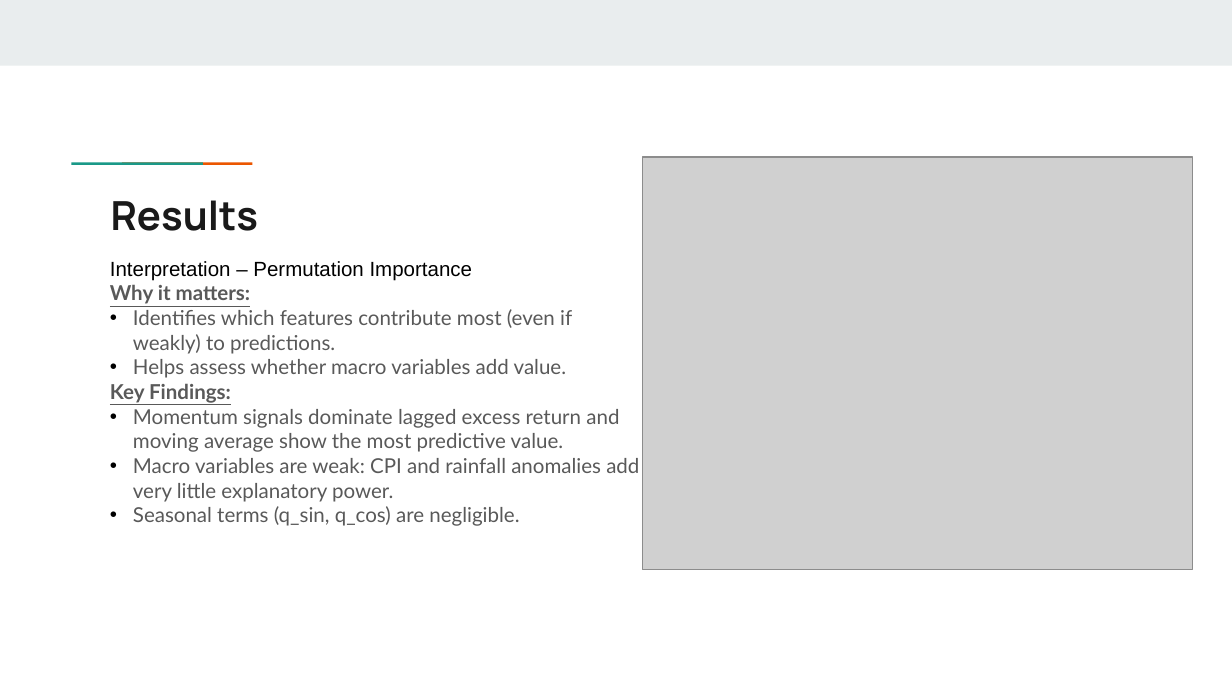
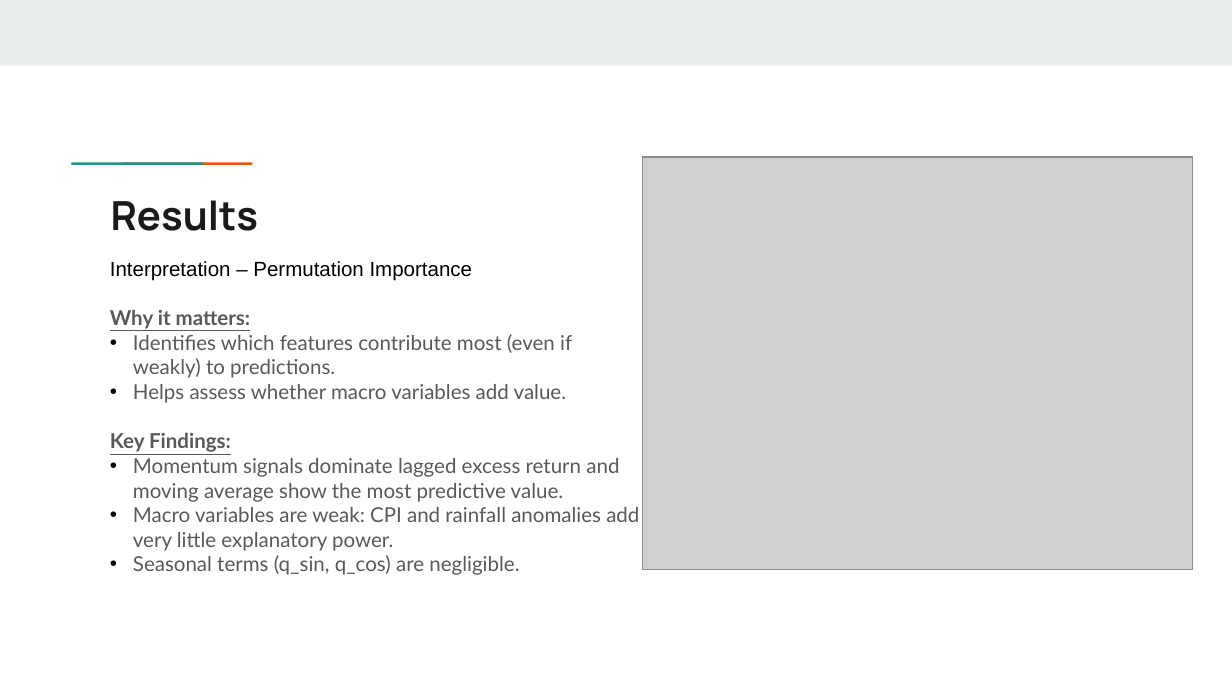
Before and after one commit to abpanic/marketpredict, a slide deck: slide 12 of Abpanick-Final Presentation.pptx. Drawn at 1232x693 pixels with LibreOffice and Linux fonts; fonts in the diff are those of the drawing; grey boxes stand for pictures. Boxes give left, top, right and bottom in pixels: in the first picture for what was removed or moved away, otherwise in the second. Text is boxed around its words. In the diff, an @@ line names an element or a change of style, - is before the commit and + after.

```diff
--- a/Abpanick-Final Presentation.pptx
+++ b/Abpanick-Final Presentation.pptx
@@ text "Interpretation – Permutation Importance" rewrapped from [110,261,639,526] to [110,261,639,575] @@
```
Also in this commit, not shown: 10 other slides changed, 3 other files.
